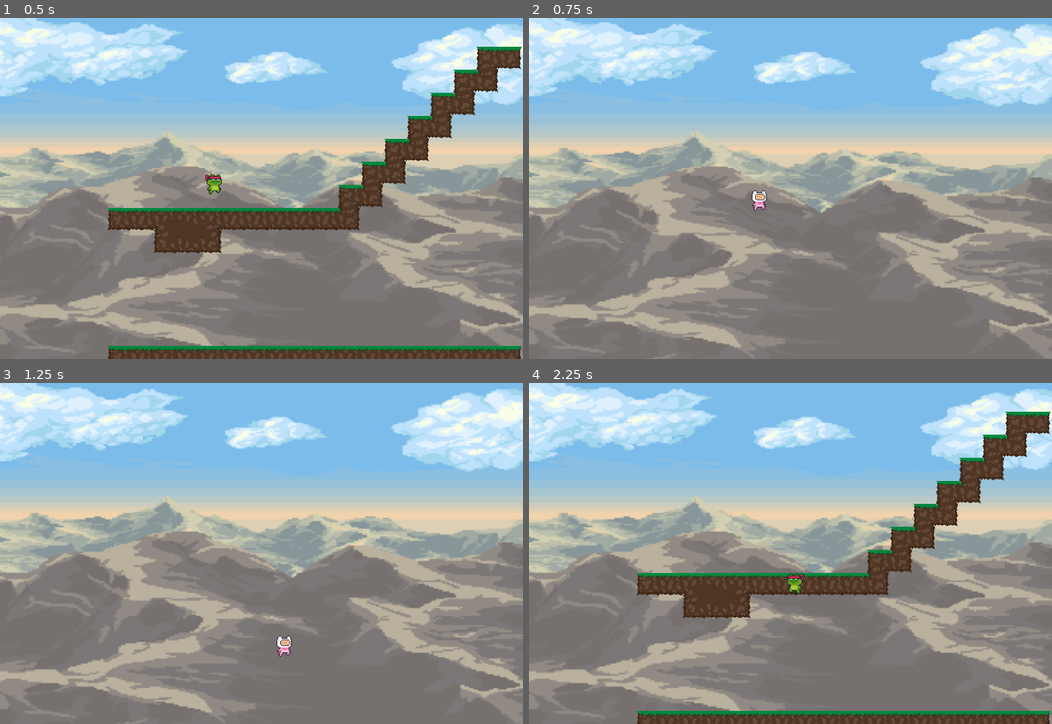
Above: before the commit, frames 1-4 (two rows, left to right).
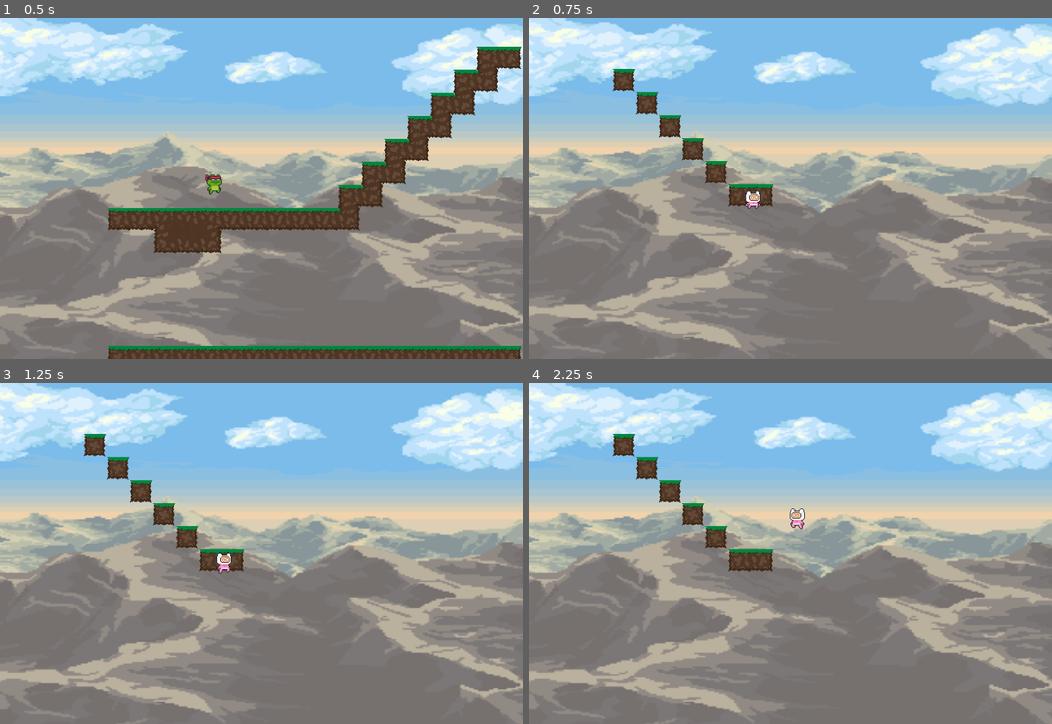
Above: after the commit, the same moments.

Repository: pizzabulle/Gymnasiearbete
Game: Godot game, scene res://Scenes/level_1.tscn
Same seed, same stepped clock (60 frames per second), same inputs: the game is played once before the commit and once after it.
Inputs:
- Up to frame 1 (0.5 s): no input
- Up to frame 2 (0.75 s): hold D (move right) from 0.53 s (still down); tap K (switch) at 0.6 s
- Up to frame 3 (1.25 s): keep holding D (move right); tap Space (jump) at 0.77, 0.8, 1.07 s
- Up to frame 4 (2.25 s): tap Space (jump) at 1.35, 1.52, 1.82 s; tap K (switch) at 1.55, 2.1 s; release D (move right) at 2.03 s; hold A (move left) from 2.03 s (still down)

Frame 1 is identical in both runs. In frame 2, 1.8% of the frame differs, in the area x 16-47%, y 14-57%; in frame 3, 1.9%; in frame 4, 13%, in the area x 16-100%, y 8-100%.
Error after the commit: Parse Error: Assignment is not allowed inside an expression. (res://Script/level.gd:60)

Commit message:
When switching level you spawn at right place

Diff:
--- a/gyarb/Free/TileMap/TileSetRealm.tres
+++ b/gyarb/Free/TileMap/TileSetRealm.tres
@@ -1406,6 +1406,7 @@
 [resource]
 tile_size = Vector2i(32, 32)
 physics_layer_0/collision_layer = 4
+physics_layer_0/collision_mask = 2
 terrain_set_0/mode = 0
 terrain_set_0/terrain_0/name = "Grass"
 terrain_set_0/terrain_0/color = Color(0.501961, 1, 0.25098, 1)
--- a/gyarb/Scenes/level.tscn
+++ b/gyarb/Scenes/level.tscn
@@ -7,7 +7,7 @@
 [ext_resource type="Texture2D" uid="uid://da3le7d4hav6u" path="res://Free/Background/Background.png" id="6_qxfql"]
 
 [sub_resource type="RectangleShape2D" id="RectangleShape2D_wqkje"]
-size = Vector2(1452, 67)
+size = Vector2(2213, 67)
 
 [node name="Level" type="Node2D"]
 script = ExtResource("1_wqkje")
@@ -19,6 +19,7 @@
 
 [node name="TileMapRealm" type="TileMapLayer" parent="."]
 position = Vector2(615, 526)
+scale = Vector2(2, 2)
 tile_set = ExtResource("2_wqkje")
 
 [node name="Player" parent="." instance=ExtResource("1_0f350")]
@@ -49,13 +50,13 @@
 [node name="NextLevel" type="Area2D" parent="."]
 
 [node name="CollisionShape2D" type="CollisionShape2D" parent="NextLevel"]
-position = Vector2(727, -33)
+position = Vector2(717, -50)
 shape = SubResource("RectangleShape2D_wqkje")
 
 [node name="BackLevel" type="Area2D" parent="."]
 
 [node name="CollisionShape2D2" type="CollisionShape2D" parent="BackLevel"]
-position = Vector2(732, 987)
+position = Vector2(799, 1002)
 shape = SubResource("RectangleShape2D_wqkje")
 
 [node name="PlayerSpawnPos" type="Marker2D" parent="."]
--- a/gyarb/Scenes/level_1.tscn
+++ b/gyarb/Scenes/level_1.tscn
@@ -7,5 +7,9 @@
 [node name="TileMapPlay" parent="." index="0"]
 tile_map_data = PackedByteArray("AAAMAAYABgACAAMAAAALAAYABgABAAMAAAAKAAYABgABAAMAAAAJAAYABgABAAMAAAAIAAYABgABAAMAAAAHAA …(656 unchanged characters)…
 
+[node name="TileMapRealm" parent="." index="1"]
+position = Vector2(487, 462)
+tile_map_data = PackedByteArray("AAABAAAAAwAAAAMAAAACAAAAAwACAAMAAAAAAP//AwADAAMAAAD///7/AwADAAMAAAD+//3/AwADAAMAAAD9//z/AwADAAMAAAD8//v/AwADAAMAAAA=")
+
 [node name="PlayerSpawnPos" parent="." index="8"]
 position = Vector2(947, 821)
--- a/gyarb/Script/level.gd
+++ b/gyarb/Script/level.gd
@@ -15,6 +15,13 @@
 @export var level = 1
 
 
+func _ready() -> void:
+	if SwitchPosition.saved_position != Vector2.ZERO:
+		player.global_position.x = SwitchPosition.saved_position.x
+		if SwitchPosition.saved_position.y < 500:
+			player.global_position.y = 875
+		else:
+			player.global_position.y = 50
 
 """
 
@@ -50,6 +57,7 @@
 	if body is Player:
 		LevelManager.change_to_next_level(level)
 		SwitchPosition.saved_position = player.global_position
+		if SwitchPosition.normal_realm =
 
 
 
--- a/gyarb/Script/level_manager.gd
+++ b/gyarb/Script/level_manager.gd
@@ -13,7 +13,6 @@
 
 func change_to_last_level(current_level:int) -> void:
 	if current_level > 2:
-
 		get_tree().change_scene_to_file(LEVEL_PATH + str(current_level - 1)+ ".tscn")
 	else:
 		get_tree().change_scene_to_file(LEVEL_PATH + str(current_level)+ ".tscn")
--- a/gyarb/Script/player.gd
+++ b/gyarb/Script/player.gd
@@ -23,6 +23,11 @@
 @onready var switch_timer: Timer = $"../SwitchTimer"
 
 
+
+func _ready() -> void:
+	if SwitchPosition.normal_realm == true:
+		anim_player.visible = true
+		anim_player_realm.visible = false
 ############### GAME LOOP #####################
 func _physics_process(delta: float) -> void:
 
@@ -34,7 +39,7 @@
 		AIR:
 			_air_state(delta)
 	switch_realm()
-	print(SwitchPosition.saved_position)
+	#print(SwitchPosition.saved_position)
 
 
 ###########GENERAL HELP FUNCTIONS###############
@@ -148,6 +153,7 @@
 			if anim_player.visible == true:
 				anim_player.visible = false
 				anim_player_realm.visible = true
+				SwitchPosition.normal_realm = false
 				await get_tree().create_timer(0.5).timeout
 				can_switch = true
 
@@ -155,6 +161,7 @@
 			else:
 				anim_player.visible = true
 				anim_player_realm.visible = false
+				SwitchPosition.normal_realm = true
 				await get_tree().create_timer(0.5).timeout
 				can_switch = true
 
--- a/gyarb/Script/switch_position.gd
+++ b/gyarb/Script/switch_position.gd
@@ -1,3 +1,4 @@
 extends Node
 
 var saved_position :=Vector2.ZERO
+var normal_realm: bool = true
--- /dev/null
+++ b/gyarb/project 2.godot
@@ -0,0 +1,61 @@
+; Engine configuration file.
+; It's best edited using the editor UI and not directly,
+; since the parameters that go here are not all obvious.
+;
+; Format:
+;   [section] ; section goes between []
+;   param=value ; assign values to parameters
+
+config_version=5
+
+[application]
+
+config/name="GYARB"
+run/main_scene="uid://dumcry11lpek1"
+config/features=PackedStringArray("4.4", "GL Compatibility")
+config/icon="res://Free/Terrain/icon.svg"
+
+[autoload]
+
+LevelManager="*res://Scenes/level_manager.tscn"
+PlayerPosition="*res://Script/switch_position.gd"
+
+[display]
+
+window/size/viewport_width=1452
+window/size/viewport_height=948
+
+[input]
+
+"move right"={
+"deadzone": 0.2,
+"events": [Object(InputEventKey,"resource_local_to_scene":false,"resource_name":"","device":-1,"window_id":0,"alt_pressed":false,"shift_pressed":false,"ctrl_pressed":false,"meta_pressed":false,"pressed":false,"keycode":0,"physical_keycode":68,"key_label":0,"unicode":100,"location":0,"echo":false,"script":null)
+]
+}
+"move left"={
+"deadzone": 0.2,
+"events": [Object(InputEventKey,"resource_local_to_scene":false,"resource_name":"","device":-1,"window_id":0,"alt_pressed":false,"shift_pressed":false,"ctrl_pressed":false,"meta_pressed":false,"pressed":false,"keycode":0,"physical_keycode":65,"key_label":0,"unicode":97,"location":0,"echo":false,"script":null)
+]
+}
+jump={
+"deadzone": 0.2,
+"events": [Object(InputEventKey,"resource_local_to_scene":false,"resource_name":"","device":0,"window_id":0,"alt_pressed":false,"shift_pressed":false,"ctrl_pressed":false,"meta_pressed":false,"pressed":false,"keycode":0,"physical_keycode":32,"key_label":0,"unicode":0,"location":0,"echo":false,"script":null)
+]
+}
+switch={
+"deadzone": 0.2,
+"events": [Object(InputEventKey,"resource_local_to_scene":false,"resource_name":"","device":-1,"window_id":0,"alt_pressed":false,"shift_pressed":false,"ctrl_pressed":false,"meta_pressed":false,"pressed":false,"keycode":0,"physical_keycode":75,"key_label":0,"unicode":107,"location":0,"echo":false,"script":null)
+]
+}
+
+[layer_names]
+
+2d_physics/layer_1="Player"
+2d_physics/layer_2="World"
+2d_physics/layer_3="PlayerRealm"
+
+[rendering]
+
+textures/canvas_textures/default_texture_filter=0
+renderer/rendering_method="gl_compatibility"
+renderer/rendering_method.mobile="gl_compatibility"
Not shown, added: gyarb/.godot 2/editor/editor_layout.cfg
Not shown, added: gyarb/.godot 2/editor/level.gd-folding-d8b2f4c7cb07c1cf2655156e0a942716.cfg
Not shown, added: gyarb/.godot 2/editor/level.tscn-editstate-509c53c765b75d897e8314a88ec6c376.cfg
Not shown, added: gyarb/.godot 2/editor/level.tscn-folding-509c53c765b75d897e8314a88ec6c376.cfg
Not shown, added: gyarb/.godot 2/editor/level_1.tscn-editstate-f8c44e2fc21d0e732c0e469b4a42155d.cfg
Not shown, added: gyarb/.godot 2/editor/level_1.tscn-folding-f8c44e2fc21d0e732c0e469b4a42155d.cfg
Not shown, added: gyarb/.godot 2/editor/level_2.tscn-editstate-c0f53a09c9ebf712c1fd45a22c6e4142.cfg
Not shown, added: gyarb/.godot 2/editor/level_2.tscn-folding-c0f53a09c9ebf712c1fd45a22c6e4142.cfg
Not shown, added: gyarb/.godot 2/editor/level_manager.tscn-editstate-dd0d810f537877ff5ef366ec4b53242a.cfg
Not shown, added: gyarb/.godot 2/editor/level_manager.tscn-folding-dd0d810f537877ff5ef366ec4b53242a.cfg
Not shown, added: gyarb/.godot 2/editor/player.tscn-editstate-1753c997600d68ab5d20ae99fddb15c6.cfg
Not shown, added: gyarb/.godot 2/editor/player.tscn-folding-1753c997600d68ab5d20ae99fddb15c6.cfg
(and 7 more such lines)
